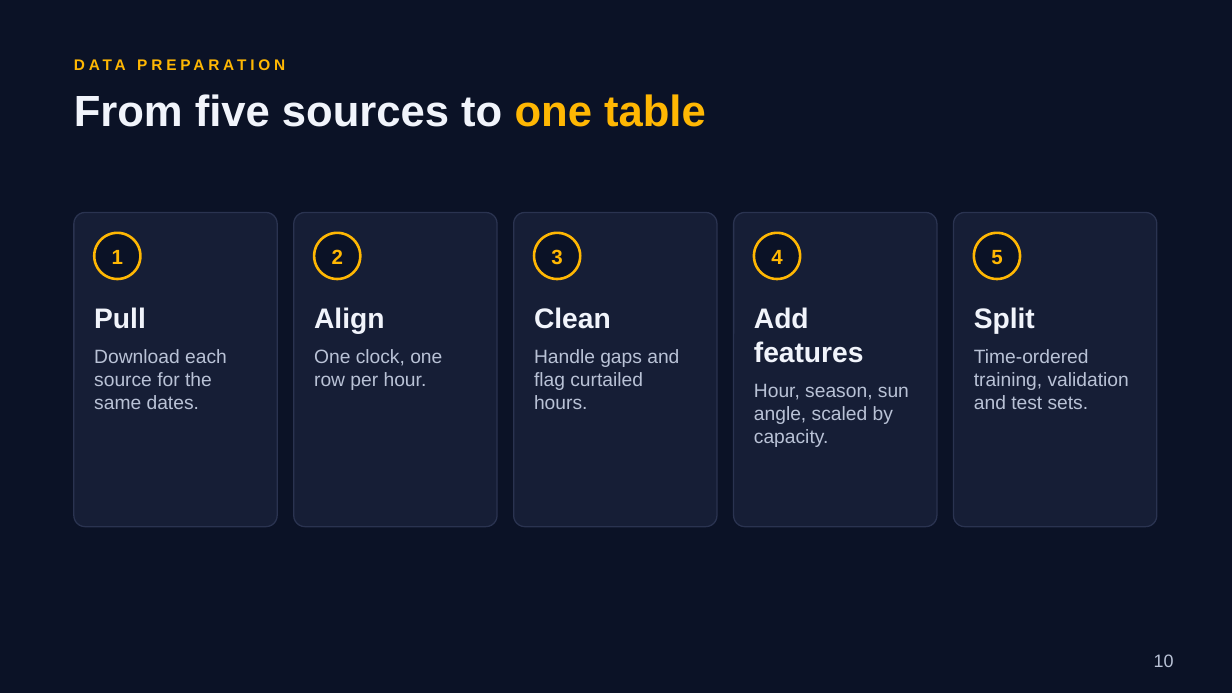
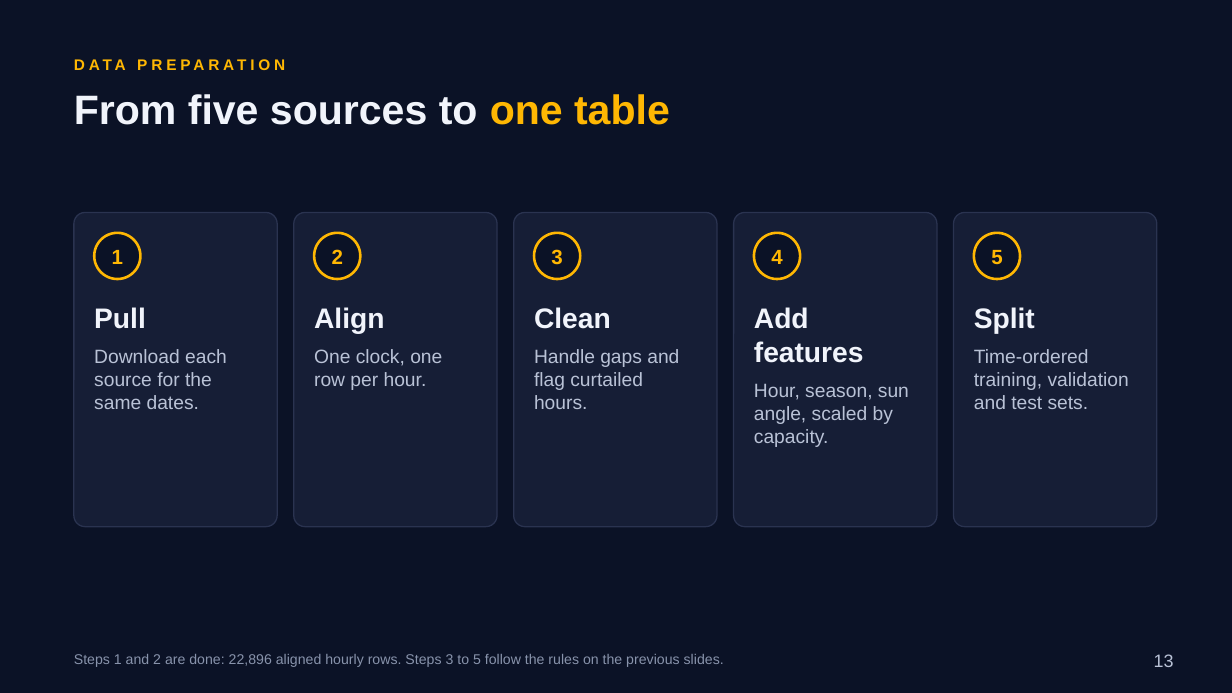
Before and after one commit to RaulSolaNavarro/caiso-solar-forecast, a slide deck: slide 13 of deck/capstone2/Capstone2_Deck.pptx (slide 10 before the commit). Drawn at 1232x693 pixels with LibreOffice and Linux fonts; fonts in the diff are those of the drawing. Boxes give left, top, right and bottom in pixels: in the first picture for what was removed or moved away, otherwise in the second. Text is boxed around its words. In the diff, an @@ line names an element or a change of style, - is before the commit and + after.

```diff
--- a/deck/capstone2/Capstone2_Deck.pptx
+++ b/deck/capstone2/Capstone2_Deck.pptx
@@ text "From five sources to one ..." at box(74, 94, 670, 125): size 34 to 32 pt @@
@@ text added at box(74, 654, 724, 667), 11 pt, text #8893AB @@
+Steps 1 and 2 are done: 22,896 aligned hourly rows. Steps 3 to 5 follow the rules on the previous slides.
@@ page number at box(1154, 654, 1174, 667): text changed @@
-10
+13
```
Also in this commit, not shown: 14 other slides changed, 4 slides added, 1 slide removed, 6 other files.
